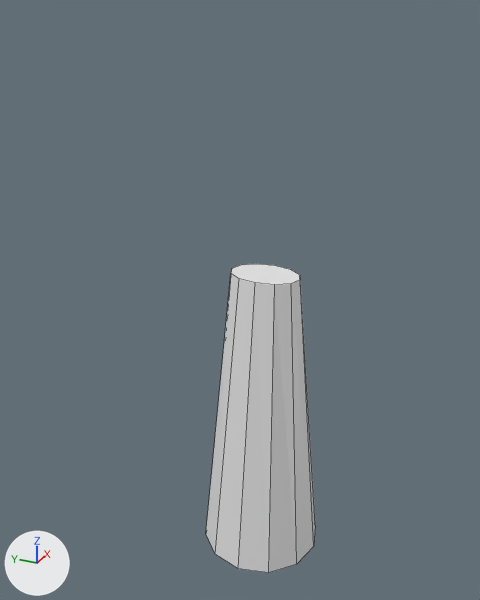
One commit to the Blender file Objekte/Hand.blend: the scene before it, then after it.
Both versions are drawn from a 50 mm lens placed at (-8.61, -3.46, 6.3), pointed at (0.1, 0.47, 1.94). The lights are fixed; the arrows at lower left show +X, +Y and +Z. Mesh edges are drawn as thin lines.
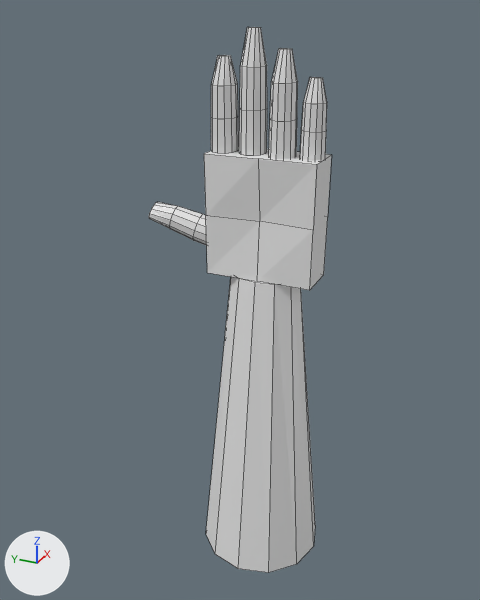
Changed parts and their boxes (x1, y1, x2, y2) in the pictures (480 x 600 px):
'Cylinder', reshaped (66% wider, 76% taller): before (206, 264, 315, 573); after (149, 27, 331, 573)
part 1 of me_cylinder, added: after (149, 202, 207, 245)
part 2 of me_cylinder, added: after (211, 55, 239, 154)
part 3 of me_cylinder, added: after (239, 27, 267, 156)
part 4 of me_cylinder, added: after (269, 48, 298, 159)
part 5 of me_cylinder, added: after (300, 77, 327, 161)
part 6 of me_cylinder, added: after (204, 149, 331, 290)

The change, as a list of edits to the scene's bpy script:
```text
Change me_cylinder:
    used by ob_cylinder; location = (0.0, 0.0, 0.0)
    remove me_cylinder.from_pydata(...)  # 24 vertices, 14 faces; spans x -1.0..1.0, y -1.0..1.0, z -2.5..2.5
    add me_cylinder.from_pydata(...)  # 282 vertices, 210 faces; spans x -1.0..1.0, y -1.0..1.89, z -2.5..5.92
    me_cylinder part 1: a new loose piece of 48 vertices spanning x -0.22..0.29, y 0.66..1.89, z 2.75..3.39
    me_cylinder part 2: a new loose piece of 48 vertices spanning x -0.24..0.22, y 0.46..0.84, z 4.3..5.56
    me_cylinder part 3: a new loose piece of 48 vertices spanning x -0.19..0.28, y 0.05..0.43, z 4.29..5.92
    me_cylinder part 4: a new loose piece of 48 vertices spanning x -0.24..0.23, y -0.41..-0.04, z 4.28..5.68
    me_cylinder part 5: a new loose piece of 48 vertices spanning x -0.14..0.22, y -0.82..-0.47, z 4.28..5.33
    me_cylinder part 6: a new loose piece of 18 vertices spanning x -0.33..0.57, y -0.82..0.82, z 2.5..4.3
```
